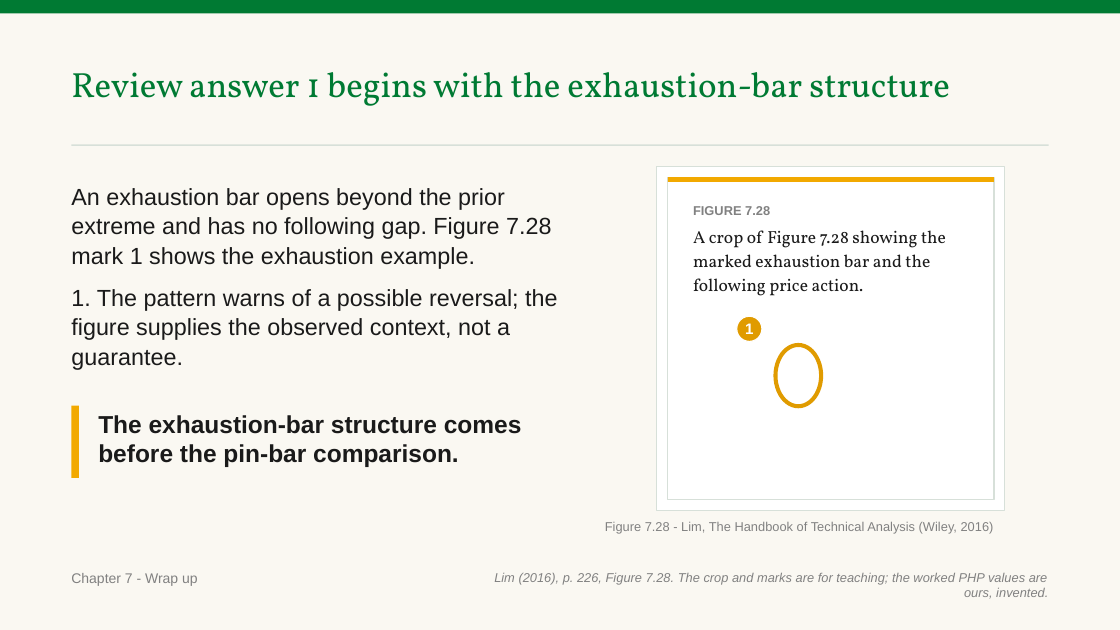
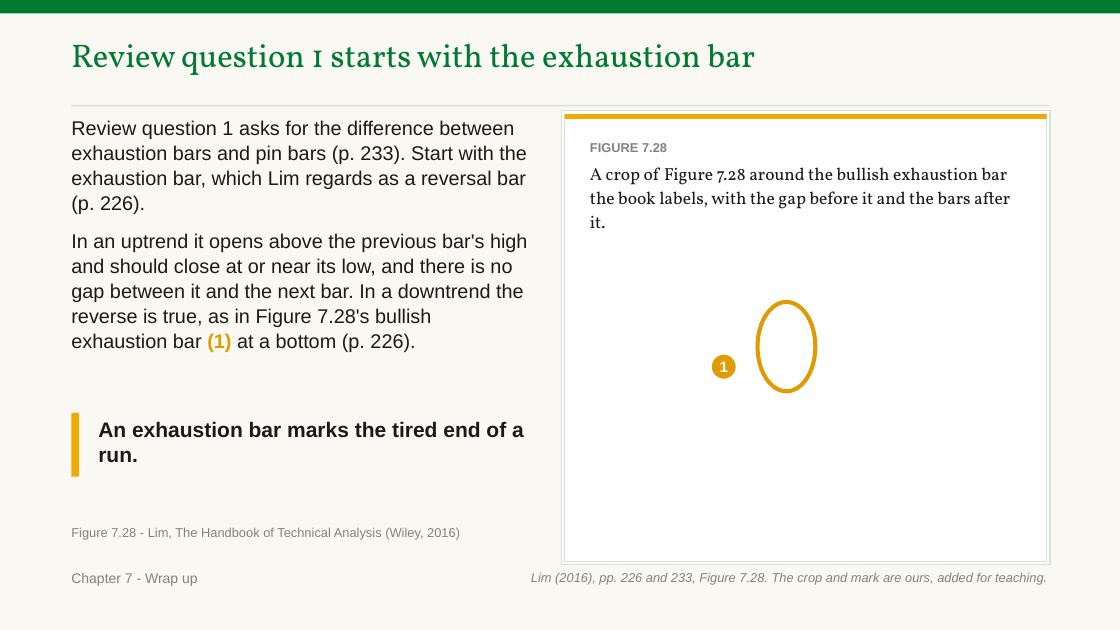
Before and after one commit to benjiesotelo-sudo/Telos_FIN1209, a slide deck: slide 247 of chapter-07/FIN1209-Chapter-07.pptx (slide 237 before the commit). Drawn at 1120x630 pixels with LibreOffice and Linux fonts; fonts in the diff are those of the drawing. Boxes give left, top, right and bottom in pixels: in the first picture for what was removed or moved away, otherwise in the second. Text is boxed around its words. In the diff, an @@ line names an element or a change of style, - is before the commit and + after.

```diff
--- a/chapter-07/FIN1209-Chapter-07.pptx
+++ b/chapter-07/FIN1209-Chapter-07.pptx
@@ text at [71,43,755,75]: text changed; size 30 to 28 pt @@
-Review answer 1 begins with the exhaustion-bar structure
+Review question 1 starts with the exhaustion bar
@@ rectangle: place and size @@
-rectangle at [71,145,1049,146]
+rectangle at [71,105,1049,107]
@@ rectangle: place and size @@
-rectangle at [668,177,994,500]
+rectangle at [561,111,1050,565]
@@ rectangle: place and size @@
-rectangle at [657,166,1005,511]
+rectangle at [565,114,1047,561]
@@ rectangle: place and size @@
-rectangle at [668,177,994,182]
+rectangle at [565,114,1047,119]
@@ text added at [71,120,528,352], 17 pt, text #1A1A1A @@
+Review question 1 asks for the difference between exhaustion bars and pin bars (p. 233). Start with the exhaustion bar, which Lim regards as a reversal bar (p. 226).
+In an uptrend it opens above the previous bar's high and should close at or near its low, and there is no gap between it and the next bar. In a downtrend the reverse is true, as in Figure 7.28's bullish exhaustion bar (1) at a bottom (p. 226).
@@ text "FIGURE 7.28": place and size @@
-text "FIGURE 7.28" at [693,206,946,296]
+text "FIGURE 7.28" at [590,143,1010,228]
@@ text at [590,167,1010,228]: text changed @@
-A crop of Figure 7.28 showing the marked exhaustion bar and the following price action.
+A crop of Figure 7.28 around the bullish exhaustion bar the book labels, with the gap before it and the bars after it.
@@ text removed at [71,188,557,370] @@
-An exhaustion bar opens beyond the prior extreme and has no following gap. Figure 7.28 mark 1 shows the exhaustion example.
-1. The pattern warns of a possible reversal; the figure supplies the observed context, not a guarantee.
@@ ellipse: place and size @@
-ellipse at [776,345,821,407]
+ellipse at [758,302,816,391]
@@ ellipse "1": place and size @@
-ellipse "1" at [737,316,762,341]
+ellipse "1" at [712,355,737,380]
@@ rectangle: place and size @@
-rectangle at [71,406,79,478]
+rectangle at [71,413,79,477]
@@ text at [98,421,524,462]: text changed; size 21 to 18 pt @@
-The exhaustion-bar structure comes before the pin-bar comparison.
+An exhaustion bar marks the tired end of a run.
@@ text "Figure 7.28 - Lim, The ...": place and size @@
-text "Figure 7.28 - Lim, The ..." at [605,522,994,534]
+text "Figure 7.28 - Lim, The ..." at [71,528,460,539]
@@ text at [531,573,1047,585]: text changed @@
-Lim (2016), p. 226, Figure 7.28. The crop and marks are for teaching; the worked PHP values are ours, invented.
+Lim (2016), pp. 226 and 233, Figure 7.28. The crop and mark are ours, added for teaching.
```
Also in this commit, not shown: 17 other slides changed, 18 slides added, 8 slides removed, 4 other files.
